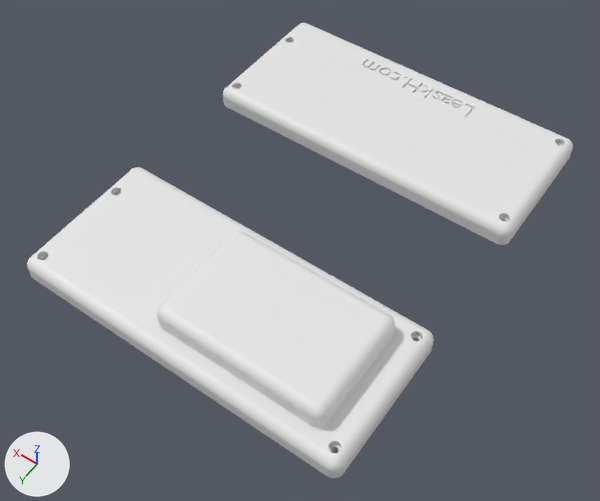
What one commit did to the Blender file [2026] Power Station/06 Splited 2.blend.
One viewpoint serves both versions: a 50 mm camera at (-0.155, 0.242, 0.323) aimed at (-0.005, 0.032, -0.008). The axes (+X, +Y, +Z) are drawn at lower left. The lights are the same throughout. The picture after the commit comes second.
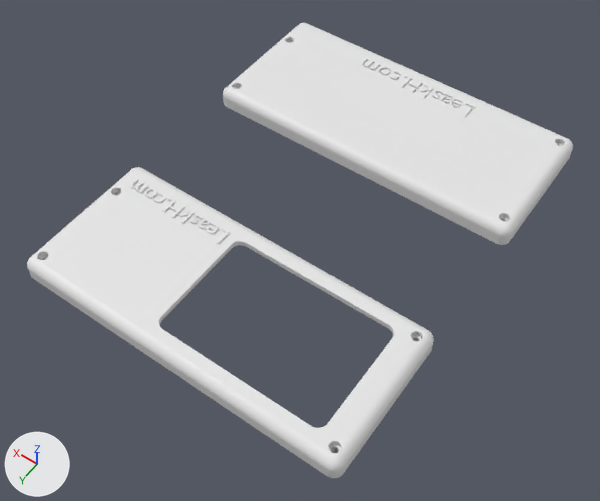
Commit message: Updated Power Station scene by splitting '06 Splited 2' into separate components for better organization and future editing.

Location of each change, [x1, y1, x2, y2] in pixels of the pictures (600 x 501 px):
```json
{"object": "Cube", "change": "deleted", "before": [157, 231, 395, 428]}
{"object": "Text", "change": "added", "after": [130, 179, 230, 245]}
{"part": 1, "of": "me_cube_001", "change": "cut back", "after": [129, 177, 407, 435]}
```

The change, as JSON lines over the scene's bpy script:
```json
{"block": "me_cube_001", "where": "# used by ob_cube_002; location = (0.0, 0.085, -0.0115); rotation_euler = (3.142, 0.0, 0.0), in degrees (180, 0, 0)"}
{"op": "remove", "block": "me_cube_001", "code": "me_cube_001.from_pydata(...)  # 39625 vertices, 35134 faces; spans x -0.09..0.09, y -0.04..0.04, z -0.023..-0.012"}
{"op": "add", "block": "me_cube_001", "code": "me_cube_001.from_pydata(...)  # 40431 vertices, 35538 faces; spans x -0.09..0.09, y -0.04..0.04, z -0.023..-0.012"}
{"block": "me_cube_001", "change": "me_cube_001 part 1: 2 vertices moved from x -0.008, y 0.004..0.019, z -0.02 to x -0.008, y -0.03..0.03, z -0.02; 5 vertices removed from x -0.003..0.014, y -0.018..0.023, z -0.02; 811 vertices added at x -0.075..0.015, y -0.03..0.03, z -0.023..-0.02"}
{"op": "add", "block": "me_text", "code": ["me_text = bpy.data.meshes.new('Text')", "me_text.from_pydata(...)  # 1568 vertices, 2320 faces; spans x 0.07..4.91, y -0.01..0.68, z -0.43..0.0"]}
{"op": "remove", "block": "ob_cube", "code": ["ob_cube = bpy.data.objects.new('Cube', me_cube)", "ob_cube.location = (-0.03, 0.085, 0.0079)", "_m = ob_cube.modifiers.new('Bevel', 'BEVEL')", "_m.width = 0.005", "_m.width_pct = 0.005", "_m.segments = 100"]}
{"op": "add", "block": "ob_text", "code": ["ob_text = bpy.data.objects.new('Text', me_text)", "ob_text.location = (0.019, 0.055, 0.012)", "ob_text.scale = (0.0125, 0.0125, 0.00465)"]}
```
